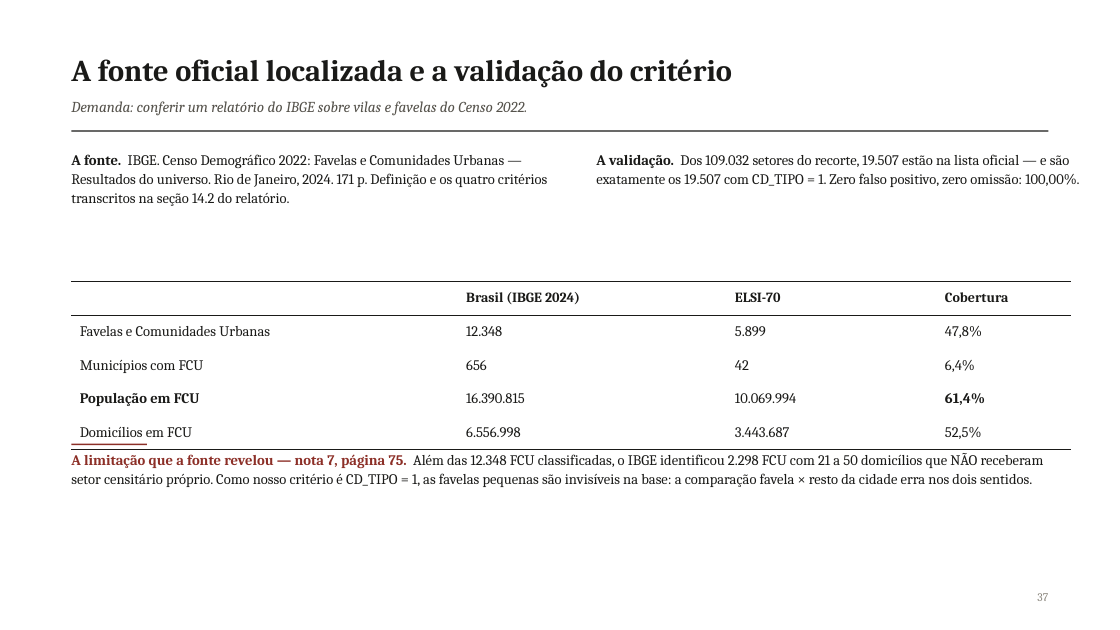
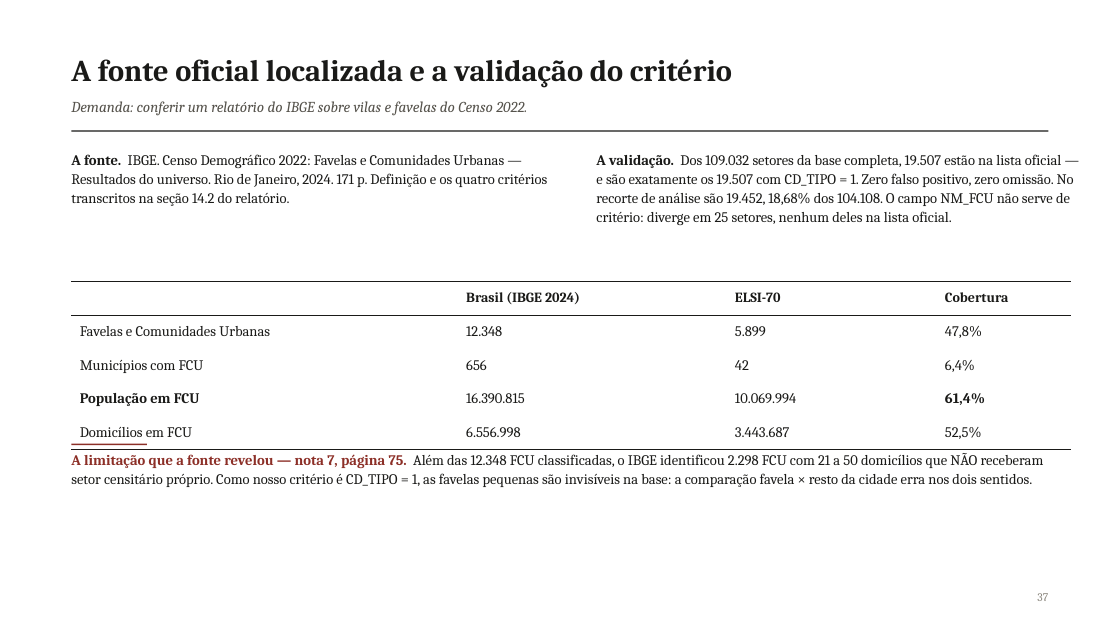
Before and after one commit to pedrinndias/Projeto_IVS_Censo, a slide deck: slide 34 of docs/Apresentacoes_IVS/historico/2026-08-21_EDA_Central_1a_rodada.pptx (slide 37 before the commit). Drawn at 1120x630 pixels with LibreOffice and Linux fonts; fonts in the diff are those of the drawing. Boxes give left, top, right and bottom in pixels: in the first picture for what was removed or moved away, otherwise in the second. Text is boxed around its words. In the diff, an @@ line names an element or a change of style, - is before the commit and + after.

```diff
--- a/docs/Apresentacoes_IVS/historico/2026-08-21_EDA_Central_1a_rodada.pptx
+++ b/docs/Apresentacoes_IVS/historico/2026-08-21_EDA_Central_1a_rodada.pptx
@@ text at [596, 154, 1074, 225]: text changed @@
-A validação. Dos 109.032 setores do recorte, 19.507 estão na lista oficial — e são exatamente os 19.507 com CD_TIPO = 1. Zero falso positivo, zero omissão: 100,00%.
+A validação. Dos 109.032 setores da base completa, 19.507 estão na lista oficial — e são exatamente os 19.507 com CD_TIPO = 1. Zero falso positivo, zero omissão. No recorte de análise são 19.452, 18,68% dos 104.108. O campo NM_FCU não serve de critério: diverge em 25 setores, nenhum deles na lista oficial.
```
Also in this commit, not shown: 26 other slides changed, 7 slides removed, 3 other files.
